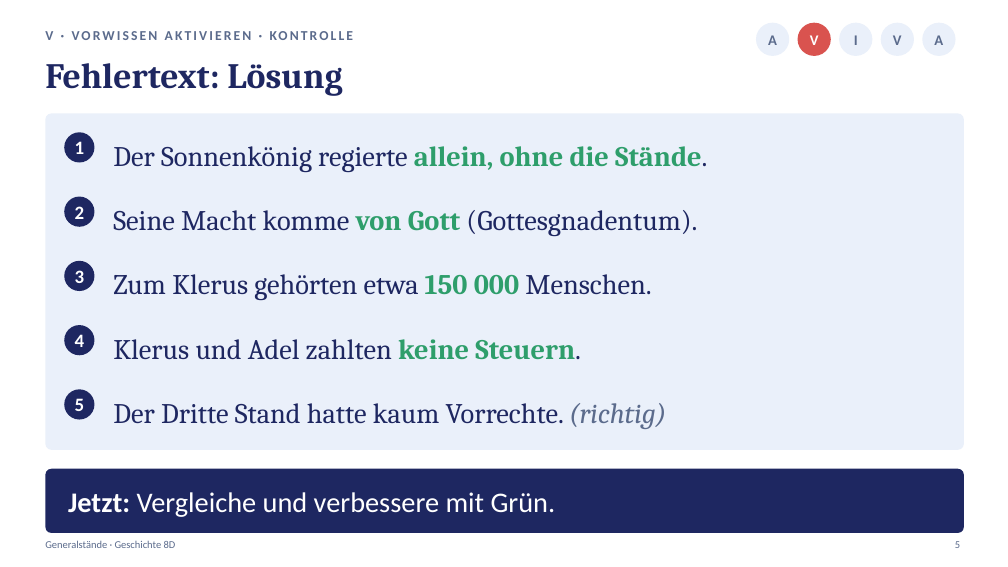
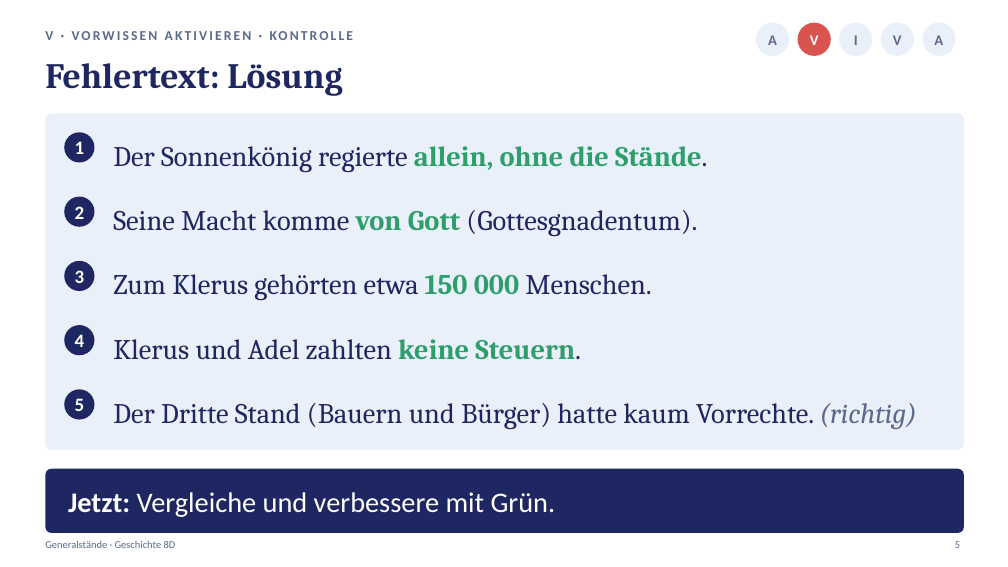
Before and after one commit to golzkonstantin-gif/Schule, a slide deck: slide 5 of Geschichte_8D/Generalstaende/Praesentation_Generalstaende_8D.pptx. Drawn at 1008x567 pixels with LibreOffice and Linux fonts; fonts in the diff are those of the drawing. Boxes give left, top, right and bottom in pixels: in the first picture for what was removed or moved away, otherwise in the second. Text is boxed around its words. In the diff, an @@ line names an element or a change of style, - is before the commit and + after.

```diff
--- a/Geschichte_8D/Generalstaende/Praesentation_Generalstaende_8D.pptx
+++ b/Geschichte_8D/Generalstaende/Praesentation_Generalstaende_8D.pptx
@@ text at (113, 403, 917, 429): text changed @@
-Der Dritte Stand hatte kaum Vorrechte. (richtig)
+Der Dritte Stand (Bauern und Bürger) hatte kaum Vorrechte. (richtig)
```
Also in this commit, not shown: 8 other slides changed, 5 other files.
